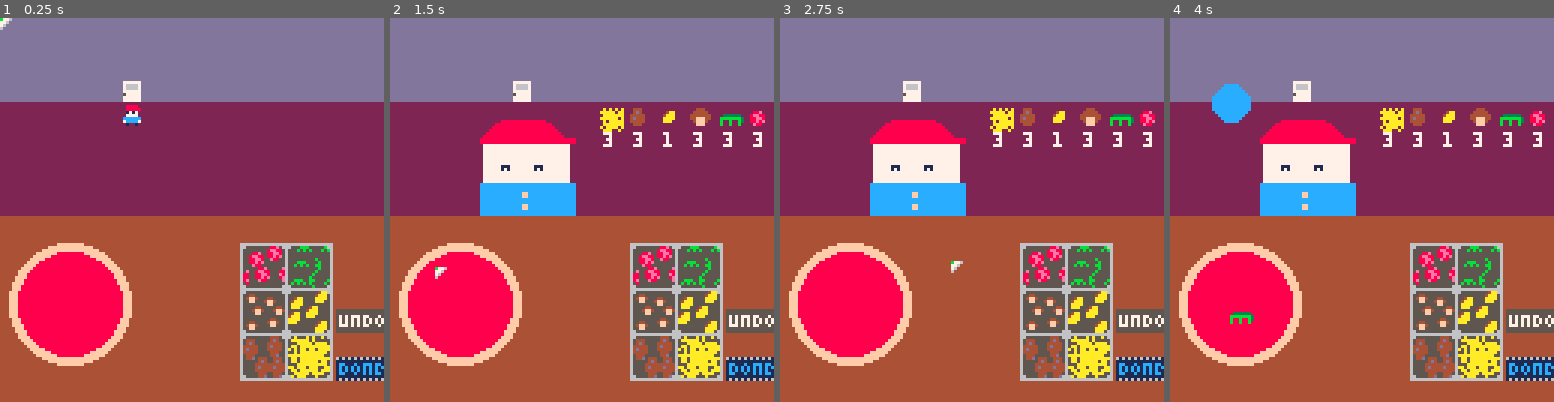
Above: before the commit, frames 1-4 (left to right).
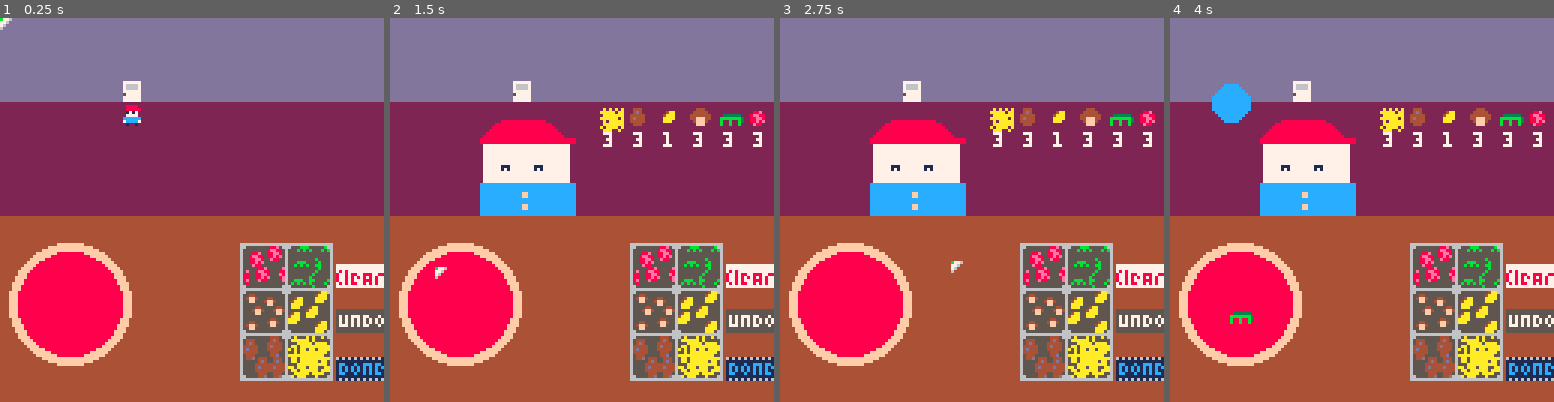
Above: after the commit, the same moments.

Repository: Cybrwire/pico8-tinkering
Game: PICO-8 cartridge pizza_shop.p8
Same seed, same stepped clock (60 frames per second), same inputs: the game is played once before the commit and once after it.
Inputs (mouse positions are in pixels of both pictures, inside the frame that each line leads up to):
- Up to frame 1 (0.25 s): no input
- Up to frame 2 (1.5 s): click (670, 121) at 0.67 s; click (436, 267) at 1.22 s
- Up to frame 3 (2.75 s): click (887, 114) at 1.77 s; click (952, 259) at 2.32 s
- Up to frame 4 (4 s): click (1404, 106) at 2.87 s; click (1465, 256) at 3.42 s; click (1231, 102) at 3.97 s

The runs differ from the first frame. In frame 1, 0.8% of the frame differs, in the area x 87-100%, y 64-71%; in frame 2, 0.8%; in frame 3, 0.8%; in frame 4, 0.8%.

Commit message:
added: clear button

Diff:
--- a/pizza_shop.p8
+++ b/pizza_shop.p8
@@ -19,6 +19,8 @@
   make_ingredient_btn(95,90,4,22),--sausage
   make_ingredient_btn(80,105,5,24),--cheese
   make_ingredient_btn(95,105,6,26),--pineapple
+
+  {x=112,y=82,w=16,h=8,action=function() clear_pizza() end,spr=60},
   {x=112,y=97,w=16,h=8,action=function() undo() end,spr=44},
 		{x=112,y=113,w=16,h=8,action=function() submit_pizza() end,spr=28},
 	}
@@ -250,14 +252,14 @@
 658555555555555665b5b5b5b5555b56655ff555555555566555555555aaaa566555554445544456655aaaaa5aaaa55657775757577555750000000000000000
 6655555555555566665555555b55556666555555555555666655555555aaa56666555544d5544d6666a5aaa555a5556655555555555555550000000000000000
 66666666666666666666666666666666666666666666666666666666666666666666666666666666666666666666666655555555555555550000000000000000
-000000000000000000000000000000000044400000000000000000000000000004440000000000000a0a0a0a0000000000000000000000000000000000000000
-088e00000000000000000000000000000444440000000000004aa0000000000004d4000000000000aaaaa0aa0000000000000000000000000000000000000000
-8ee88000000000000333333000000000444444400000000004aaa0000000000044444000000000000aaaaaaa0000000000000000000000000000000000000000
-88ee800000000000bbbbbbb30000000044fff440000000000aaaa000000000004d44400000000000aaaaaa0a0000000000000000000000000000000000000000
-88e8e00000000000b00b00b30000000004fff400000000000aaa00000000000044444000000000000a0aaaaa0000000000000000000000000000000000000000
-0e88000000000000b00b00b00000000000fff00000000000000000000000000004440000000000000aaaaaaa0000000000000000000000000000000000000000
-00000000000000000000000000000000000000000000000000000000000000000000000000000000a0aaaa0a0000000000000000000000000000000000000000
-000000000000000000000000000000000000000000000000000000000000000000000000000000000aaa00a00000000000000000000000000000000000000000
+000000000000000000000000000000000044400000000000000000000000000004440000000000000a0a0a0a0000000077777777777777770000000000000000
+088e00000000000000000000000000000444440000000000004aa0000000000004d4000000000000aaaaa0aa0000000077777777777777770000000000000000
+8ee88000000000000333333000000000444444400000000004aaa0000000000044444000000000000aaaaaaa0000000078787777777777770000000000000000
+88ee800000000000bbbbbbb30000000044fff440000000000aaaa000000000004d44400000000000aaaaaa0a0000000087787887788877880000000000000000
+88e8e00000000000b00b00b30000000004fff400000000000aaa00000000000044444000000000000a0aaaaa0000000087787878787878770000000000000000
+0e88000000000000b00b00b00000000000fff00000000000000000000000000004440000000000000aaaaaaa0000000087787877788878770000000000000000
+00000000000000000000000000000000000000000000000000000000000000000000000000000000a0aaaa0a0000000078787887787878770000000000000000
+000000000000000000000000000000000000000000000000000000000000000000000000000000000aaa00a00000000077777777777777770000000000000000
 00000008888888888888880000000000000000000000000000000000000000000000000000000000000000000000000000000000000000000000000000000000
 00000888888888888888888800000000000000000000000000000000000000000000000000000000000000000000000000000000000000000000000000000000
 00008888888888888888888880000000000000000000000000000000000000000000000000000000000000000000000000000000000000000000000000000000
